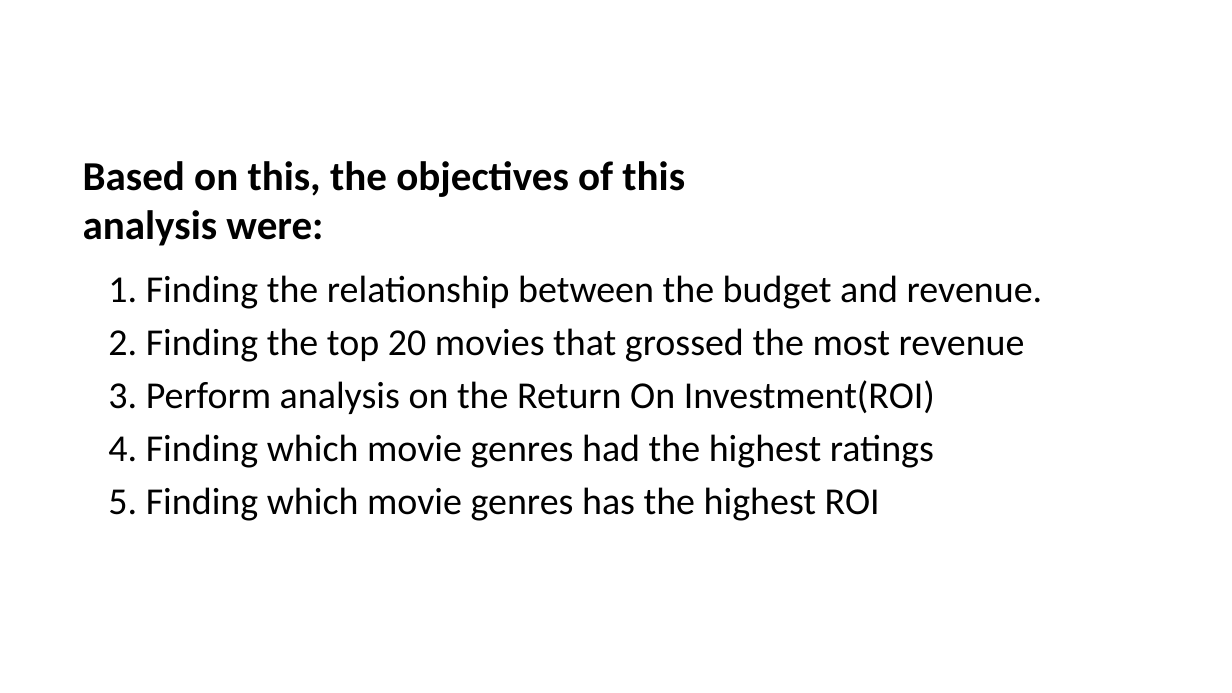
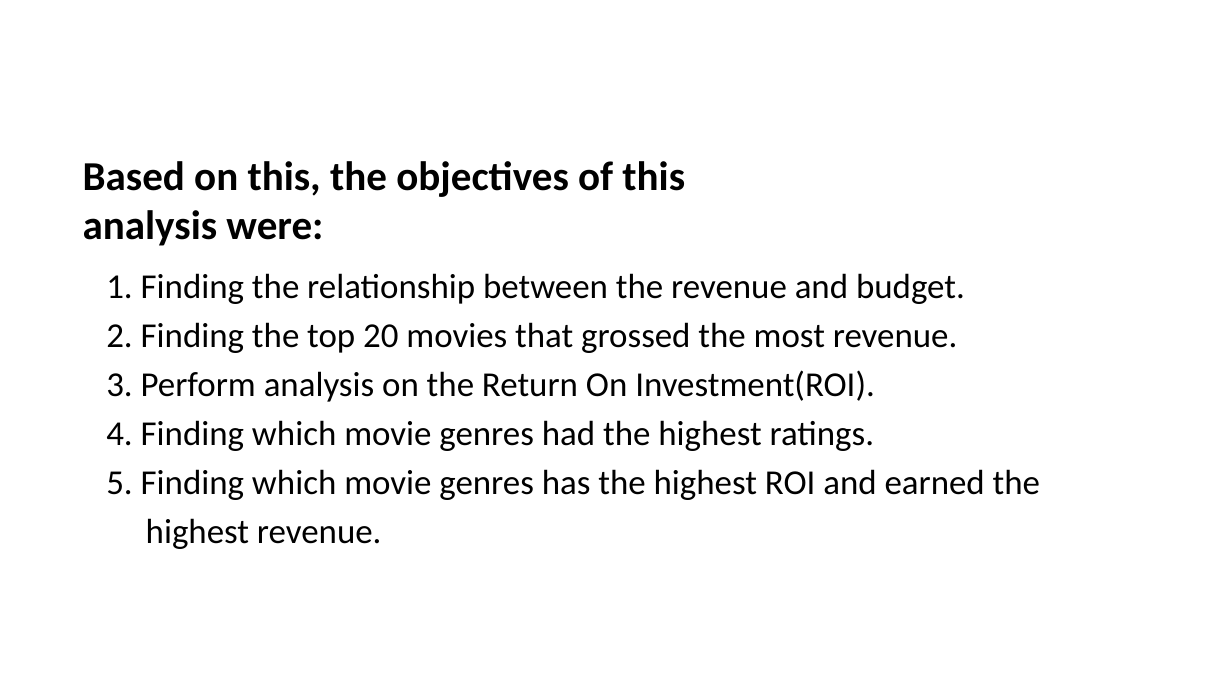
Before and after one commit to mainaroseline/EDA-_Phase1_Project, a slide deck: slide 6 of EDA Non-Technical Presentation.pptx. Drawn at 1232x693 pixels with LibreOffice and Linux fonts; fonts in the diff are those of the drawing; background and template pictures are left out. Boxes give left, top, right and bottom in pixels: in the first picture for what was removed or moved away, otherwise in the second. Text is boxed around its words. In the diff, an @@ line names an element or a change of style, - is before the commit and + after.

```diff
--- a/EDA Non-Technical Presentation.pptx
+++ b/EDA Non-Technical Presentation.pptx
@@ text at [106,273,1040,549]: text changed; size 22.2 to 20.4 pt @@
-1. Finding the relationship between the budget and revenue.
-2. Finding the top 20 movies that grossed the most revenue
-3. Perform analysis on the Return On Investment(ROI)
-4. Finding which movie genres had the highest ratings
-5. Finding which movie genres has the highest ROI
+1. Finding the relationship between the revenue and budget.
+2. Finding the top 20 movies that grossed the most revenue.
+3. Perform analysis on the Return On Investment(ROI).
+4. Finding which movie genres had the highest ratings.
+5. Finding which movie genres has the highest ROI and earned the
+highest revenue.
```
Also in this commit, not shown: 6 other slides changed, 11 slides added, 4 slides removed, 2 other files.
